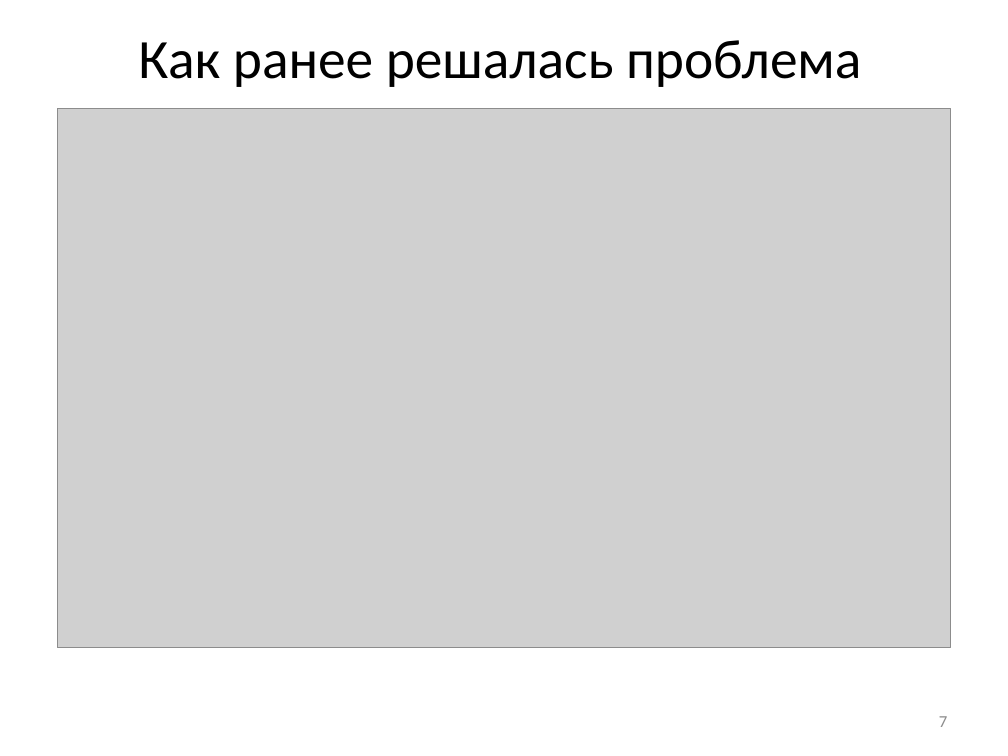
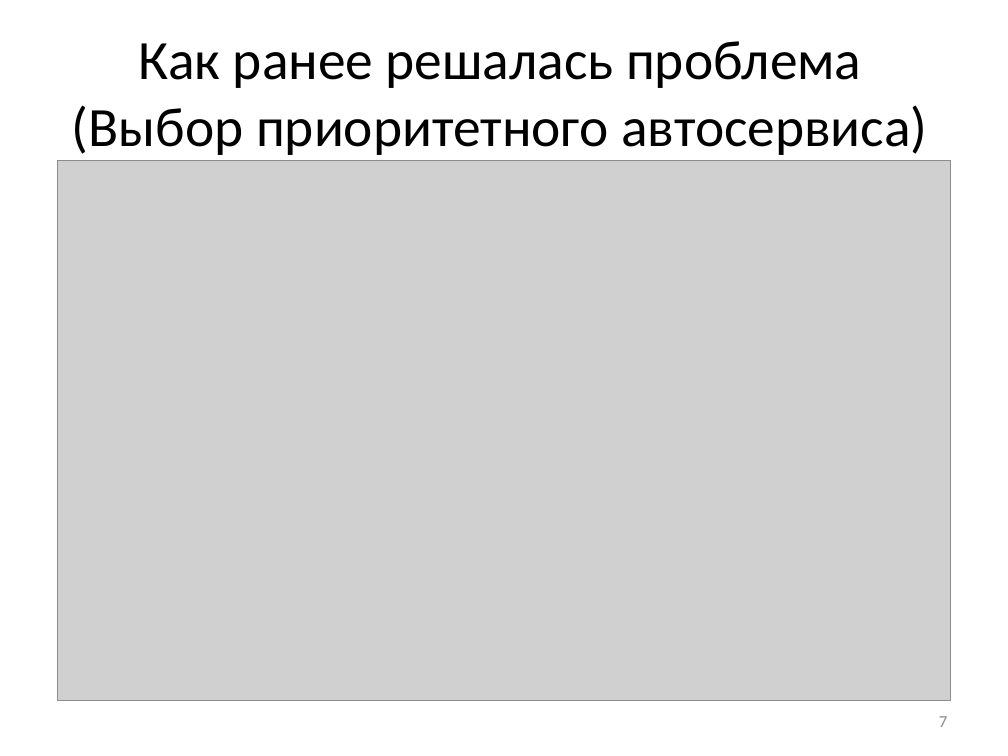
Before and after one commit to vadimgilka/-arRatingWebsite, a slide deck: slide 7 of Documentation/My documentation/Predzashita_Gailevich.pptx. Drawn at 1008x756 pixels with LibreOffice and Linux fonts; fonts in the diff are those of the drawing; grey boxes stand for pictures. Boxes give left, top, right and bottom in pixels: in the first picture for what was removed or moved away, otherwise in the second. Text is boxed around its words. In the diff, an @@ line names an element or a change of style, - is before the commit and + after.

```diff
--- a/Documentation/My documentation/Predzashita_Gailevich.pptx
+++ b/Documentation/My documentation/Predzashita_Gailevich.pptx
@@ title at box(72, 41, 927, 155): text changed @@
-Как ранее решалась проблема
+Как ранее решалась проблема (Выбор приоритетного автосервиса)
@@ picture: place and size @@
-picture at box(57, 108, 952, 647)
+picture at box(57, 161, 952, 701)
```
Also in this commit, not shown: 4 other slides changed, 2 slides added.
